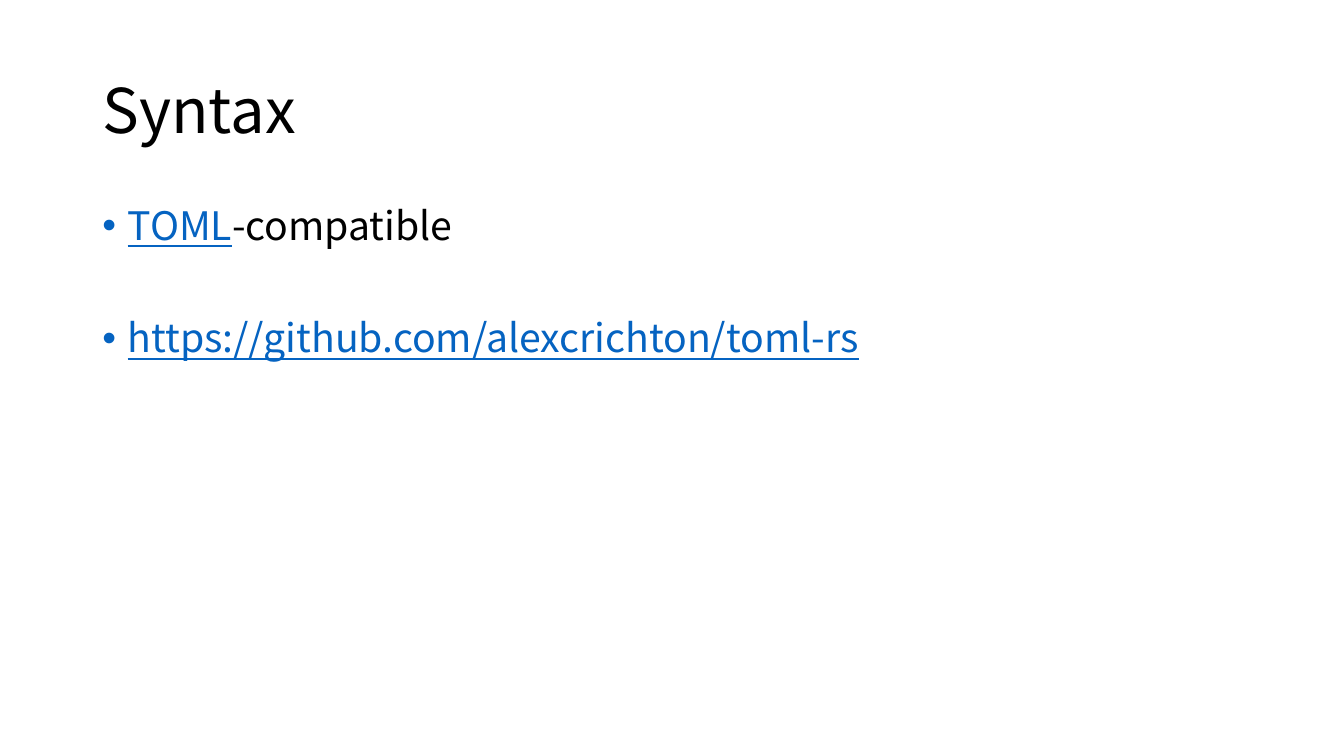
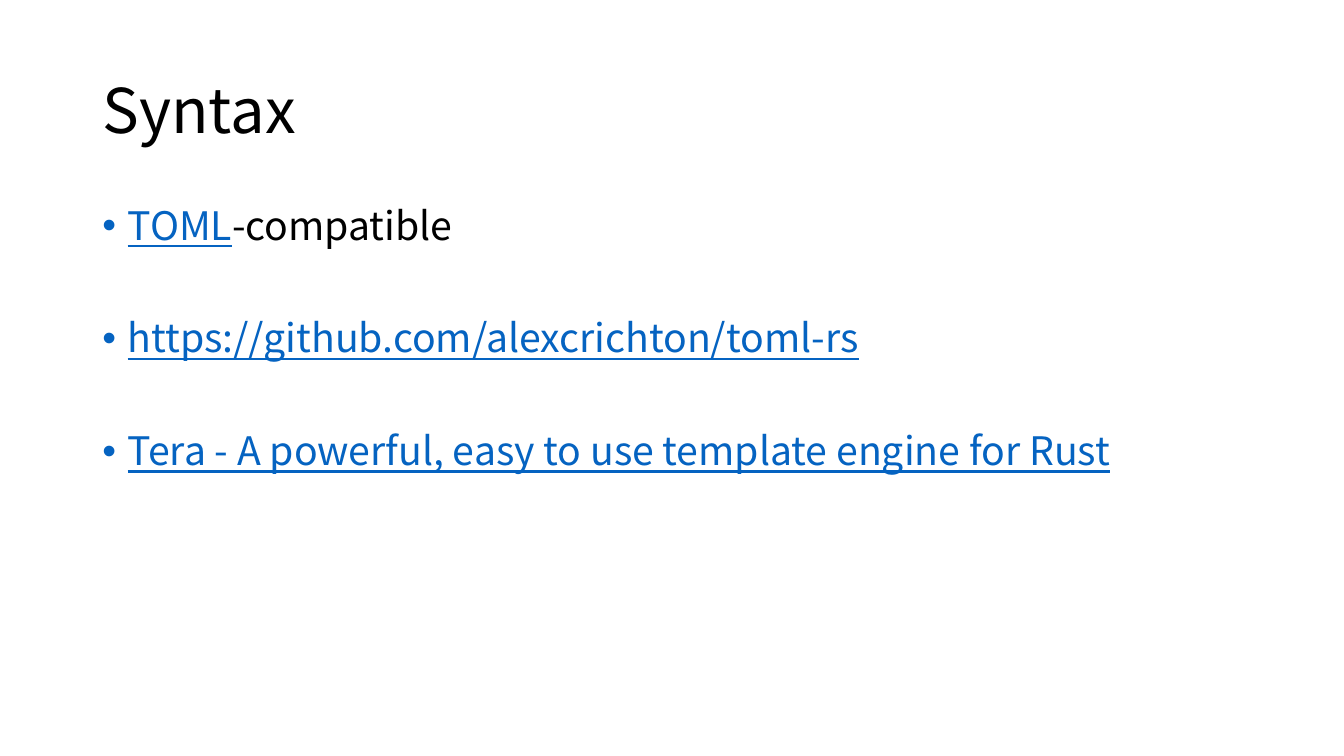
Before and after one commit to hatchling13/rmdprep, a slide deck: slide 6 of layout.pptx (slide 7 before the commit). Drawn at 1344x756 pixels with LibreOffice and Linux fonts; fonts in the diff are those of the drawing. Boxes give left, top, right and bottom in pixels: in the first picture for what was removed or moved away, otherwise in the second. Text is boxed around its words. In the diff, an @@ line names an element or a change of style, - is before the commit and + after.

```diff
--- a/layout.pptx
+++ b/layout.pptx
@@ text at (128, 433, 1110, 475): paragraph added @@
+• Tera - A powerful, easy to use template engine for Rust
```
Also in this commit, not shown: 2 other slides changed, 2 slides added.
